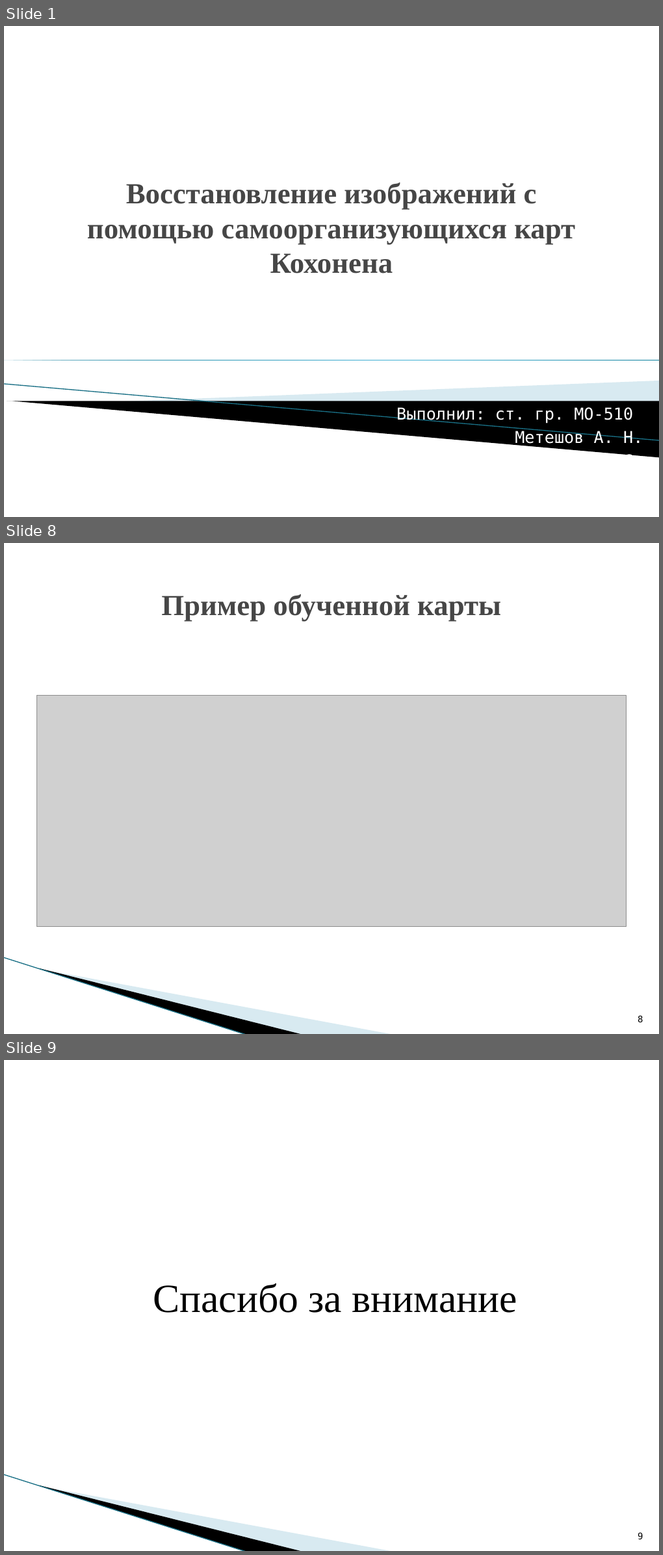
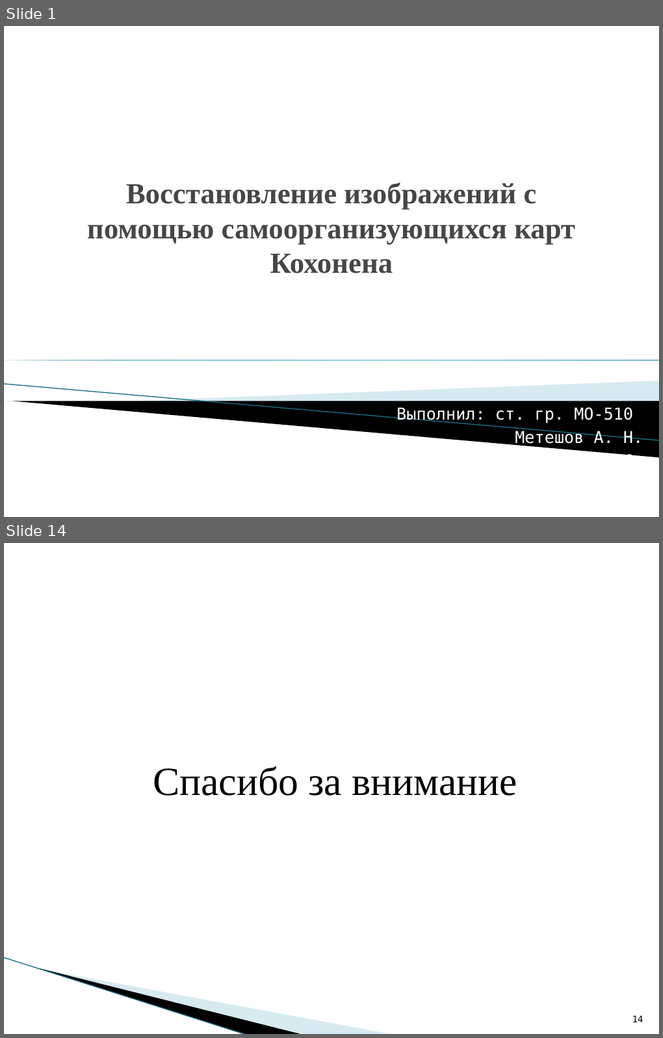
Before and after one commit to Meteshov/mygarduate, a slide deck: presentation/Meteshov.pptx. Shown one above the other, each under a label of ours: slides 1, 8 and 9 before the commit, slides 1 and 14 after it; the slides between them are not shown. The pictures are 663x1555 and 663x1038 pixels, drawn with LibreOffice and Linux fonts; fonts in the diff are those of the drawing; grey boxes stand for pictures; background and template pictures are left out. Boxes give left, top, right and bottom in pixels: in the first picture for what was removed or moved away, otherwise in the second. Text is boxed around its words. In the diff, an @@ line names an element or a change of style, - is before the commit and + after.

```diff
--- a/presentation/Meteshov.pptx
+++ b/presentation/Meteshov.pptx
@@ slide 8 removed at box(4, 543, 659, 1034), background #FFFFFF; not listed: 3 template elements that a slide beside it also shows @@
@@ title removed at box(161, 594, 501, 621) @@
-Пример обученной карты
@@ picture removed at box(36, 696, 627, 927) @@
@@ page number removed at box(638, 1016, 643, 1023) @@
-8
@@ what was slide 9 is now slide 14 @@
@@ page number at box(633, 1016, 644, 1023): text changed @@
-9
+14
```
Also in this commit, not shown: 4 slides changed, 8 slides added, 2 other slides removed, 28 other files.
